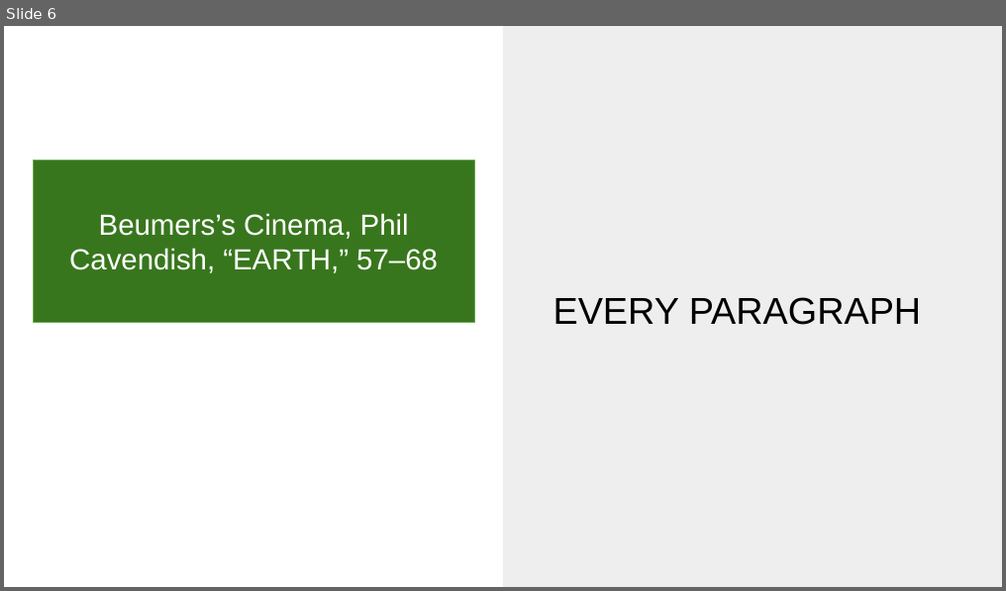
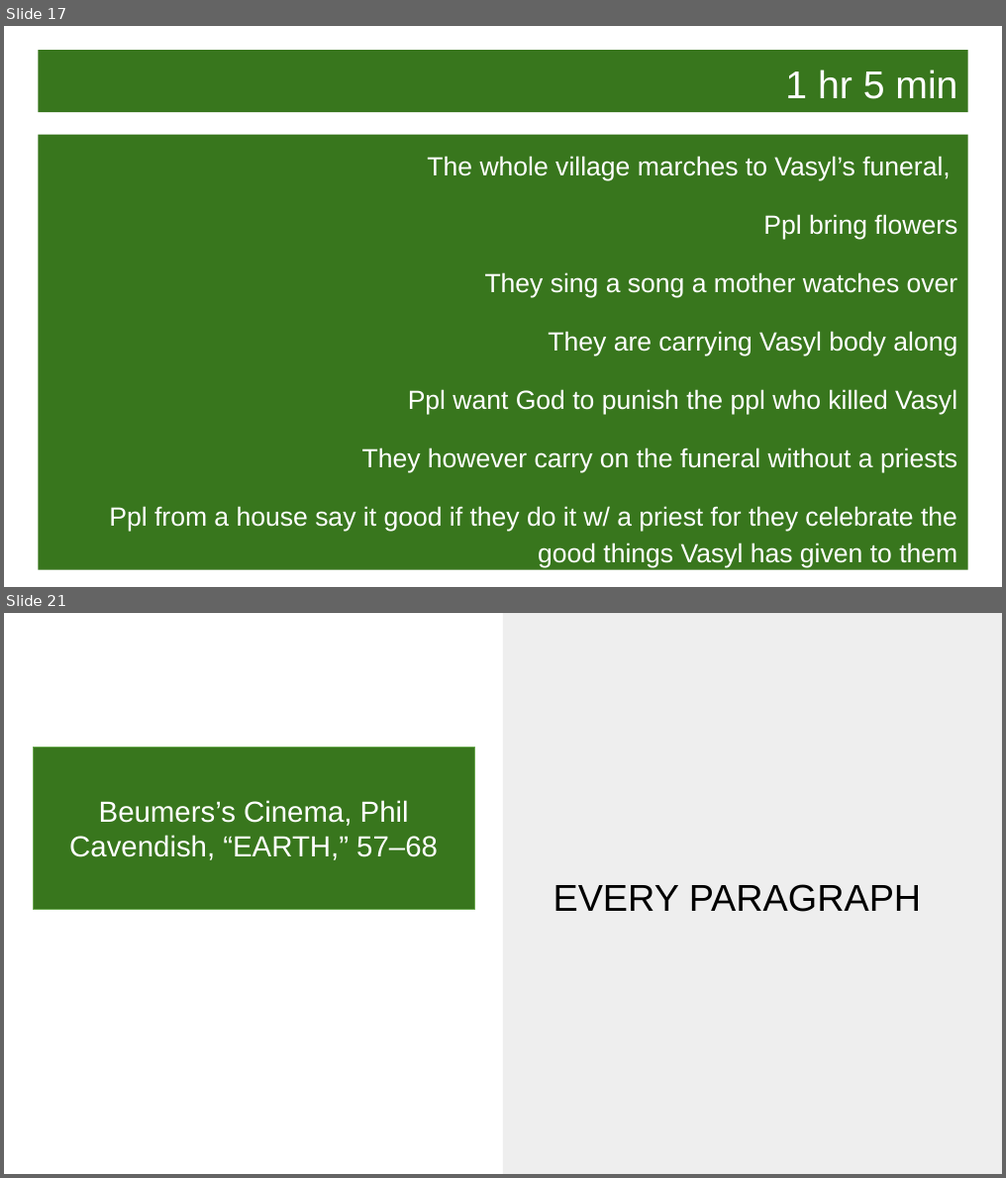
Before and after one commit to MichaelOdumosu57/Spring_2017, a slide deck: Spring 2017 Semester/Music or Arts/ARUS HW/11 ARUS HW/ARUS 280 HW#11 notes.pptx. Shown one above the other, each under a label of ours: slide 6 before the commit, slides 17 and 21 after it; the slides between them are not shown. The pictures are 1006x591 and 1006x1178 pixels, drawn with LibreOffice and Linux fonts; fonts in the diff are those of the drawing; background and template pictures are left out. Boxes give left, top, right and bottom in pixels: in the first picture for what was removed or moved away, otherwise in the second. Text is boxed around its words. In the diff, an @@ line names an element or a change of style, - is before the commit and + after.

```diff
--- a/Spring 2017 Semester/Music or Arts/ARUS HW/11 ARUS HW/ARUS 280 HW#11 notes.pptx
+++ b/Spring 2017 Semester/Music or Arts/ARUS HW/11 ARUS HW/ARUS 280 HW#11 notes.pptx
@@ slide 17 added at bbox=[4, 26, 1002, 587], background picture (left out) @@
@@ title added at bbox=[38, 50, 968, 113], fill #38761D, 28 pt, text #FFFFFF @@
+1 hr 5 min
@@ text added at bbox=[38, 135, 968, 570], fill #38761D, 19 pt, text #FFFFFF @@
+The whole village marches to Vasyl’s funeral,
+Ppl bring flowers
+They sing a song a mother watches over
+They are carrying Vasyl body along
+Ppl want God to punish the ppl who killed Vasyl
+They however carry on the funeral without a priests
+Ppl from a house say it good if they do it w/ a priest for they celebrate the good things Vasyl has given to them
@@ what was slide 6 is now slide 21 @@
```
Also in this commit, not shown: 15 other slides added, 1 slide removed, 2 other files.
